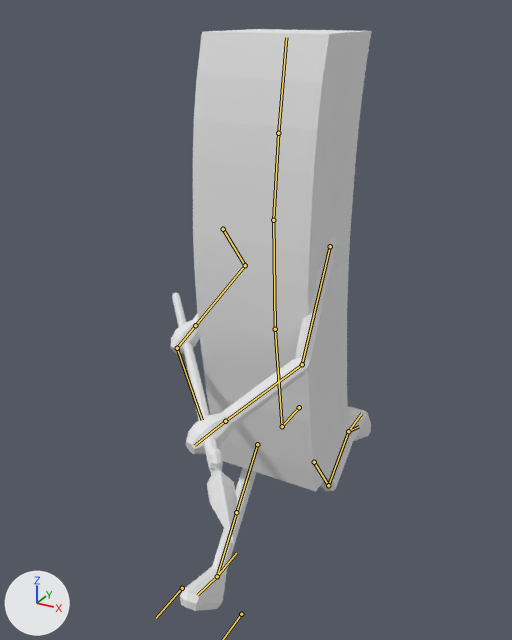
An edit to the Blender file Arts/Models/Characters/Potato/PotatoWithSpearAtacking.blend, drawn before and after from the same camera.
Before and after are seen from a 50 mm camera at (5.88, -11.62, 12.11) aimed at (-0.29, -0.39, 6.5). Every picture has the same lights, and +X, +Y and +Z are marked at lower left. Both versions are drawn at frame 12 of the action 'SpearRunning'; the numbers are the values there. The bones that bend it are drawn over the model as lines.
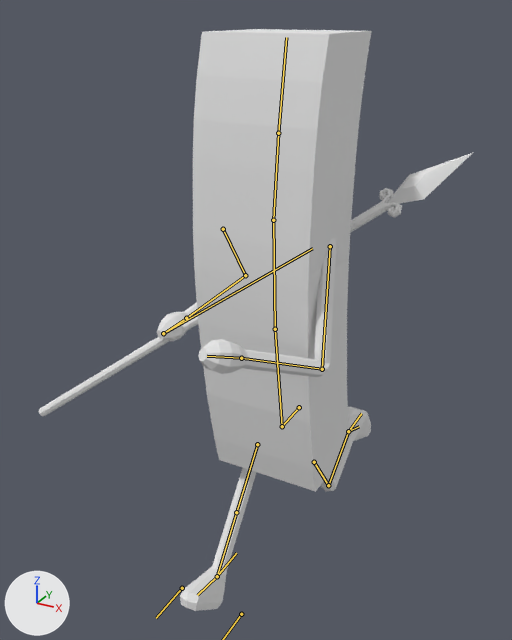
The edits, one by one:
Bone 'UpperArm.L' (bone_upperarm_l) turns from (-38, -23, -30) to (-35, -21, -20) degrees about its own x, y and z.
Bone 'LowerArm.L' (bone_lowerarm_l) turns from (-28, 48, -63) to (-35, 40, -116) degrees about its own x, y and z.
Bone 'UpperArm.L.001' (bone_upperarm_l_001) turns from (19, -10, 50) to (24, -7, 47) degrees about its own x, y and z.
Bone 'LowerArm.L.001' (bone_lowerarm_l_001) turns from (11, 9, -101) to (5, 15, -112) degrees about its own x, y and z.
Bone 'Hand.L.002' (bone_hand_l_002) moves from (-0.07, 0.06, 0.19) to (0.0, 0.0, 0.0).
Bone 'Hand.L.002' (bone_hand_l_002) turns from (-50, -12, -44) to (0, 0, 0) degrees about its own x, y and z.

Boxes (x1, y1, x2, y2) around the edits, measured in the pictures (512 x 640 px):
'Plane', posed (7% wider): before (171, 29, 372, 611); after (157, 29, 372, 611)
'Plane.001', posed (558% wider): before (172, 293, 237, 545); after (39, 153, 472, 416)
bone 'UpperArm.L', root to tip: before (330, 246) to (302, 364); after (330, 246) to (322, 369)
bone 'LowerArm.L', root to tip: before (302, 364) to (225, 421); after (322, 369) to (241, 358)
bone 'UpperArm.L.001', root to tip: before (223, 229) to (245, 265); after (223, 229) to (245, 275)
bone 'LowerArm.L.001', root to tip: before (245, 265) to (195, 325); after (245, 275) to (186, 318)
bone 'Hand.L.002', root to tip: before (177, 348) to (202, 420); after (163, 333) to (312, 248)
